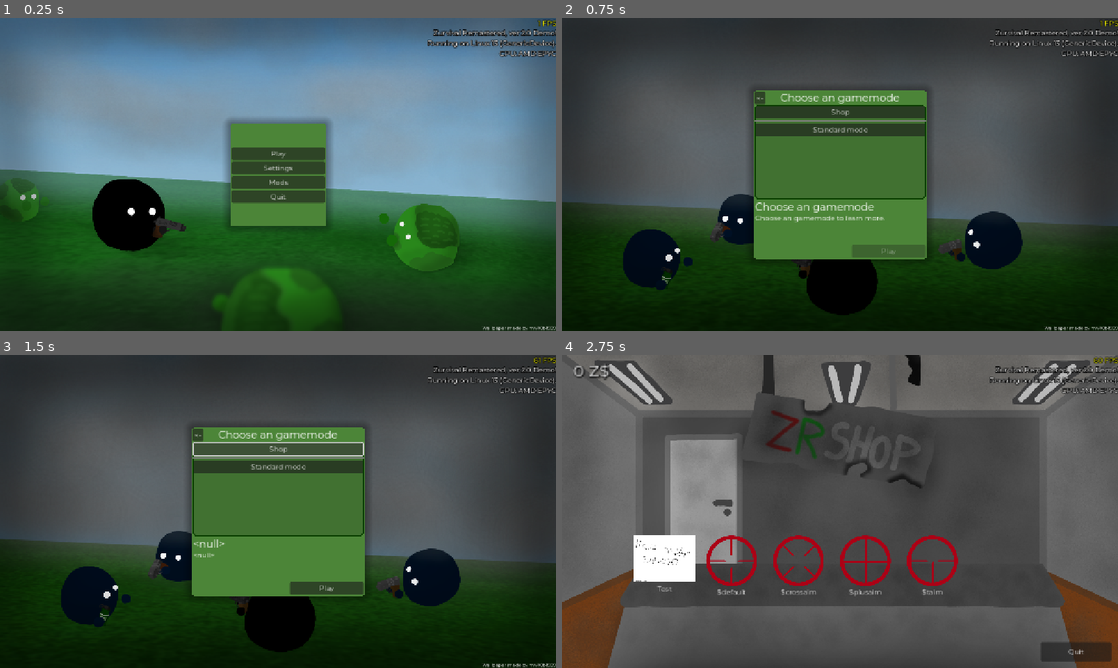
Above: before the commit, frames 1-4 (two rows, left to right).
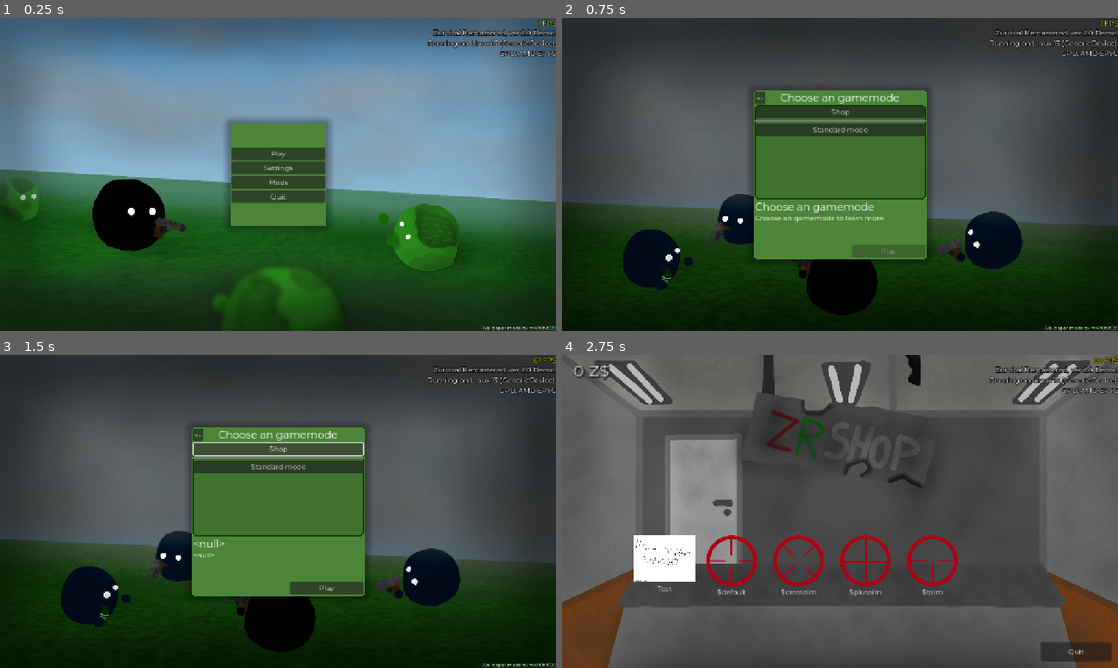
Above: after the commit, the same moments.

Repository: klodskateam/zurvival-remastered
Game: Godot game, scene res://menu.tscn
Two runs of this game, one before a commit and one after it. Both use one fixed random seed, a clock stepped at 60 frames per second and the inputs below.
Inputs:
- Up to frame 1 (0.25 s): no input
- Up to frame 2 (0.75 s): click "Play" at 0.5 s
- Up to frame 3 (1.5 s): click "Shop" at 1.25 s
- Up to frame 4 (2.75 s): click "Play" at 2 s

The runs differ from the first frame. In frame 1, less than 0.1% of the frame differs, in the area x 3-100%, y 54-100%; in frame 2, less than 0.1%, in the area x 18-100%, y 64-100%; in frame 3, less than 0.1%; in frame 4, nothing differs.

Commit message:
обоида

Diff:
--- a/background.gd
+++ b/background.gd
@@ -3,6 +3,8 @@
 # тут был костыль HACK HACK HACK (kteam.veliona.no/korzina/index.php?file=paste_683c3701ef2285.34850194.txt)
 
 var BGTIME = 0
+var imageres
+var scale2
 var BGs = [
 	{
 		"image": preload("res://bgs/1.png"),
@@ -72,5 +74,8 @@
 	while bgid == current:
 		bgid = randi_range(0, BGs.size())-1
 	texture = BGs[bgid]["image"]
+	imageres = BGs[bgid]["image"].get_size()
+	scale2 = max((1280.0/imageres.x), (720.0/imageres.y))
+	scale = Vector2(scale2, scale2)
 	$Label.text = tr("$createdby") + " " + BGs[bgid]["author"]
 	current_image = bgid
Not shown: 1 places in game.tscn that only renumber resources
